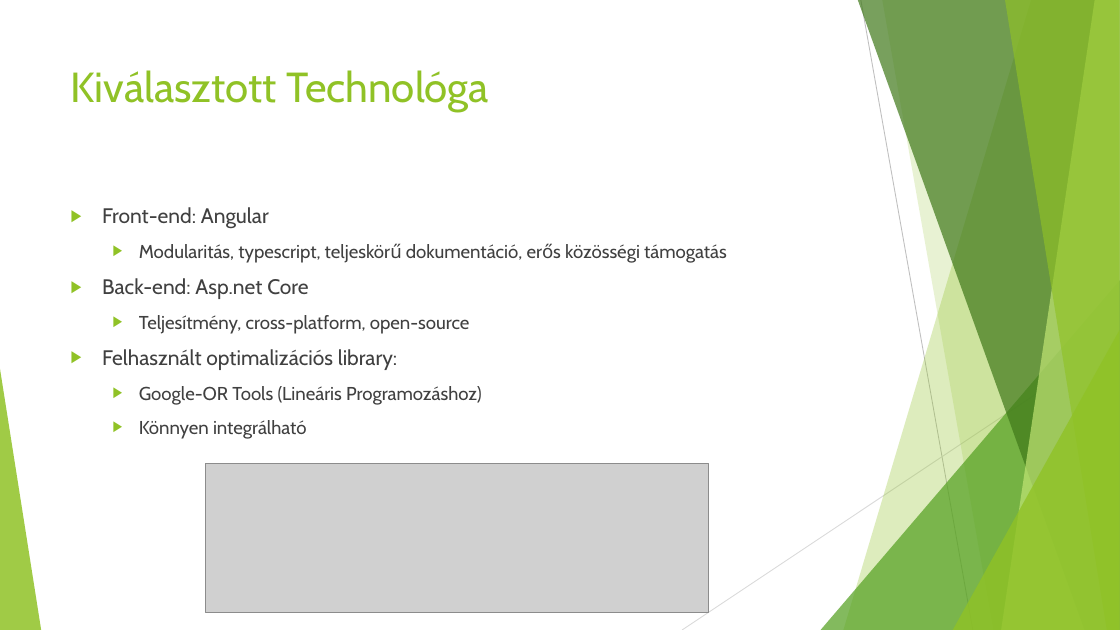
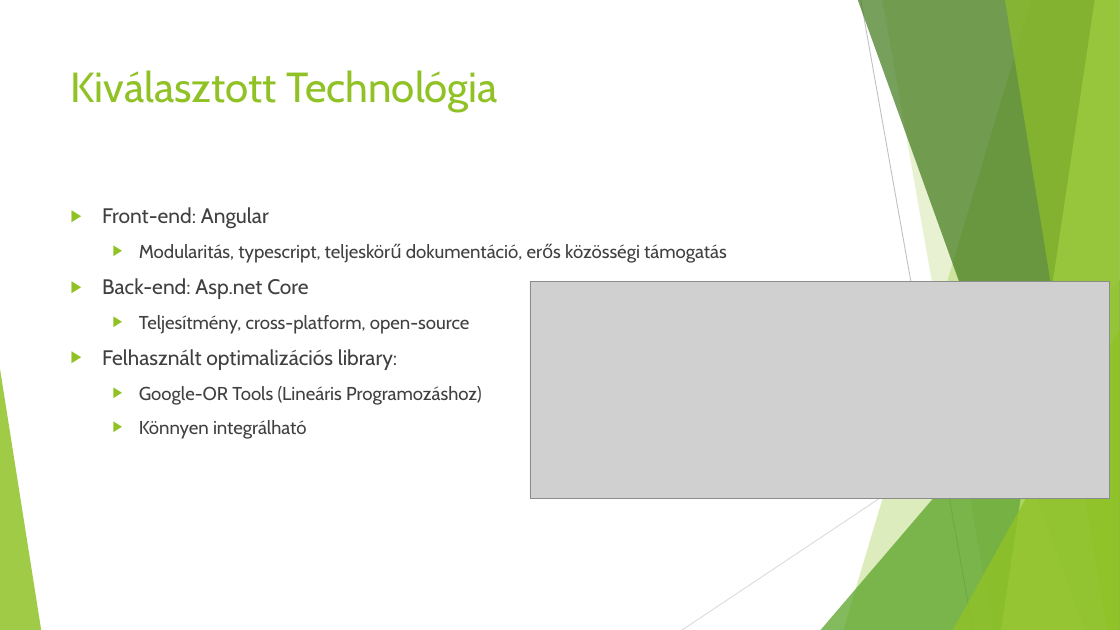
Before and after one commit to lindnermarci/Szakdolgozat, a slide deck: slide 6 of Bemutato.pptx. Drawn at 1120x630 pixels with LibreOffice and Linux fonts; fonts in the diff are those of the drawing; grey boxes stand for pictures. Boxes give left, top, right and bottom in pixels: in the first picture for what was removed or moved away, otherwise in the second. Text is boxed around its words. In the diff, an @@ line names an element or a change of style, - is before the commit and + after.

Commit message:
update presentation and diagrams

```diff
--- a/Bemutato.pptx
+++ b/Bemutato.pptx
@@ title at bbox=[71, 70, 498, 112]: text changed @@
-Kiválasztott Technológa
+Kiválasztott Technológia
@@ picture added at bbox=[530, 281, 1110, 499] @@
@@ picture removed at bbox=[206, 463, 709, 613] @@
```
Also in this commit, not shown: 3 other files.
